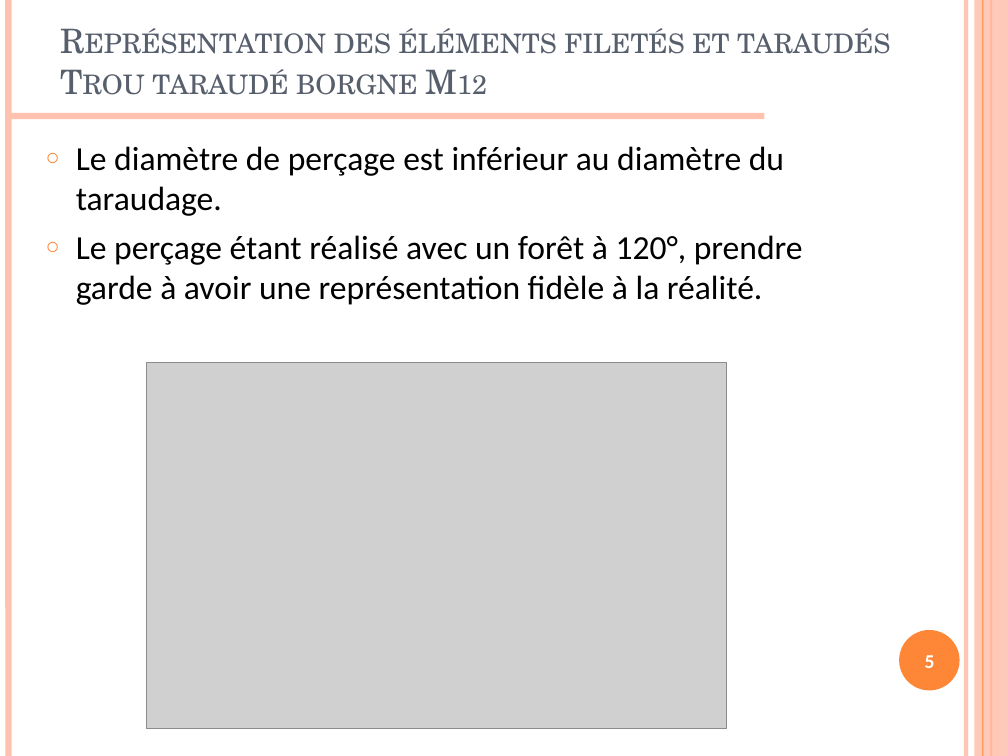
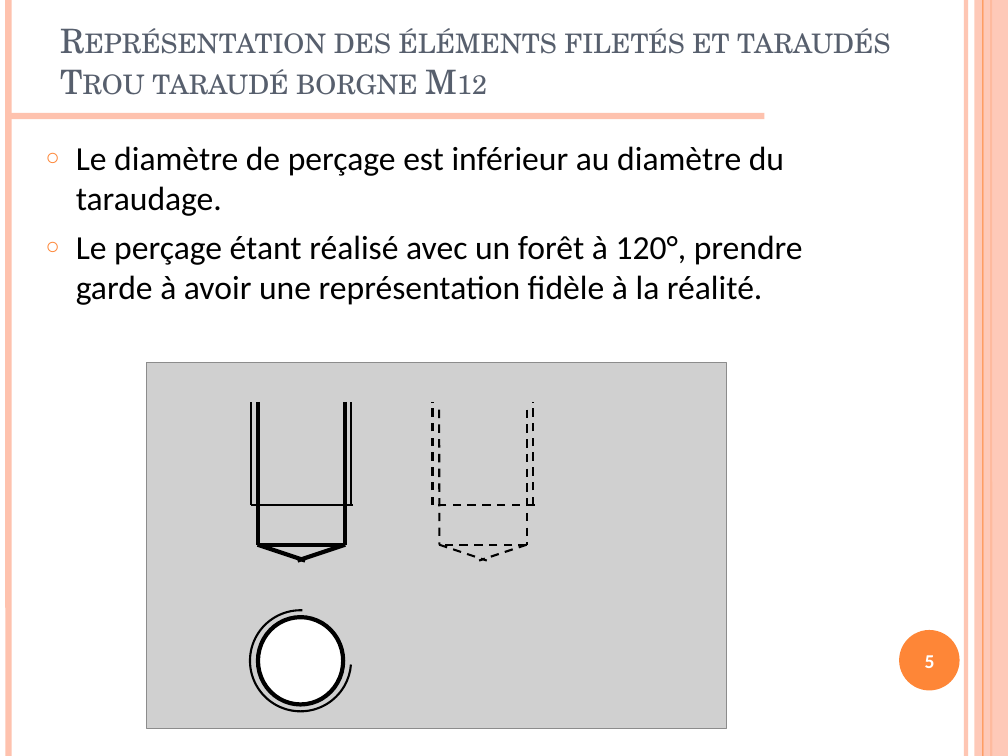
Before and after one commit to xpessoles/07_Etude_Systemes_Mecaniques_Analyser_Concevoir_Realiser, a slide deck: slide 5 of Concevoir/01_BasesCommunicationTechnique/02_ElementsFiletes/Cours/PPT/07_CPT_02_ElementsFiletes_PPT.pptx. Drawn at 1008x756 pixels with LibreOffice and Linux fonts; fonts in the diff are those of the drawing; grey boxes stand for pictures; background and template pictures are left out. Boxes give left, top, right and bottom in pixels: in the first picture for what was removed or moved away, otherwise in the second. Text is boxed around its words. In the diff, an @@ line names an element or a change of style, - is before the commit and + after.

```diff
--- a/Concevoir/01_BasesCommunicationTechnique/02_ElementsFiletes/Cours/PPT/07_CPT_02_ElementsFiletes_PPT.pptx
+++ b/Concevoir/01_BasesCommunicationTechnique/02_ElementsFiletes/Cours/PPT/07_CPT_02_ElementsFiletes_PPT.pptx
@@ line added from (251, 505) to (251, 402), #000000 1.5 pt @@
@@ line added from (258, 402) to (258, 544), #000000 3 pt @@
@@ line added from (346, 402) to (346, 544), #000000 3 pt @@
@@ line added from (351, 505) to (351, 402), #000000 1.5 pt @@
@@ line added from (432, 505) to (432, 402), #000000 1.5 pt dashed @@
@@ line added from (439, 409) to (439, 544), #000000 1.5 pt dashed @@
@@ line added from (527, 409) to (527, 544), #000000 1.5 pt dashed @@
@@ line added from (532, 505) to (532, 402), #000000 1.5 pt dashed @@
@@ line added from (353, 505) to (251, 505), #000000 1.5 pt @@
@@ line added from (534, 505) to (432, 505), #000000 1.5 pt dashed @@
@@ line added from (346, 544) to (258, 544), #000000 3 pt @@
@@ line added from (258, 544) to (305, 560), #000000 3 pt @@
@@ line added from (346, 544) to (297, 560), #000000 3 pt @@
@@ line added from (527, 544) to (439, 544), #000000 1.5 pt dashed @@
@@ line added from (439, 544) to (487, 560), #000000 1.5 pt dashed @@
@@ line added from (527, 544) to (479, 560), #000000 1.5 pt dashed @@
@@ arc (boxed as its full ellipse) added at (250, 610, 351, 711), outline #000000 1.5 pt @@
@@ ellipse added at (258, 617, 344, 705), fill #FFFFFF, outline #000000 3 pt @@
```
Also in this commit, not shown: 2 other slides changed, 3 other files.
